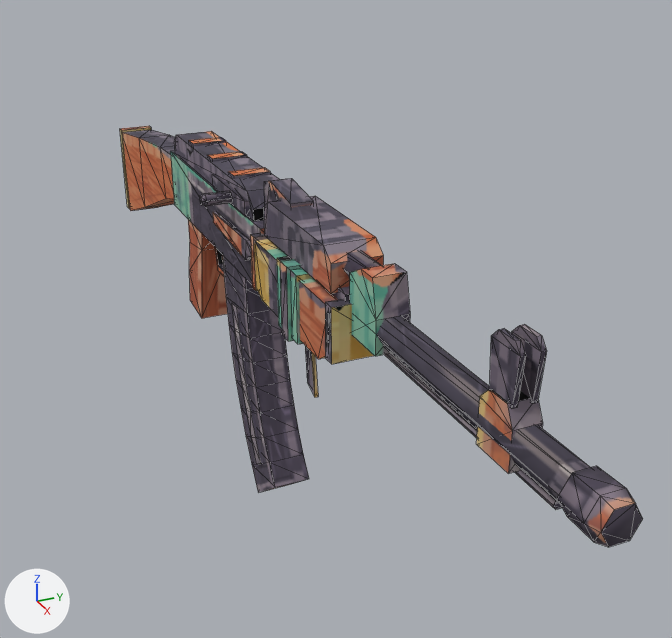
The FBX model desert-fps/assets/out/rifle/rifle_low.fbx as it was, and as the next commit left it.
Rendered twice from a camera (50 mm lens) standing at (0.03241, -0.00934, 0.01104) and looking at (0.00667, 0.00224, -0.00183). Arrows for +X, +Y and +Z are at lower left; the lights stay in place. The older version comes first. Mesh edges are drawn as thin lines. Where no turn or scale is listed for an object, it has been applied to the vertices.

Script lines for the objects in view, before the commit:
```python
me_rifle = bpy.data.meshes.new('rifle')
me_rifle.from_pydata(...)  # 422 vertices, 708 faces; spans x -0.0116..0.023, y -0.0018..0.0011, z -0.0082..0.0038
me_rifle.materials.append(mat_rifle)  # picture img_rifle_png
ob_rifle = bpy.data.objects.new('rifle', me_rifle)
ob_rifle.location = (0.0, 0.0, 0.0)
```
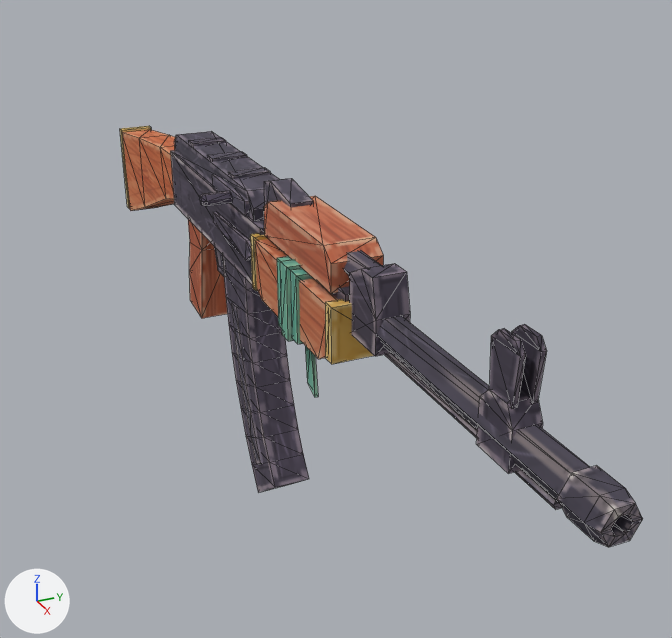
Boxes (x1, y1, x2, y2) around the edits, measured in the pictures (672 x 638 px):
part 1 of me_rifle, cut back
    both: (557, 473, 643, 547)
part 2 of me_rifle, surface changed
    both: (120, 126, 635, 539)

What changed in the scene script:
```text
Change me_rifle:
    used by ob_rifle; location = (0.0, 0.0, 0.0)
    remove me_rifle.from_pydata(...)  # 422 vertices, 708 faces; spans x -0.0116..0.023, y -0.0018..0.0011, z -0.0082..0.0038
    add me_rifle.from_pydata(...)  # 446 vertices, 756 faces; spans x -0.0116..0.023, y -0.0018..0.0011, z -0.0082..0.0038
    me_rifle part 1
    18 faces are deleted
    6 vertices are added at (0.0219, 0.0002, 0.0017), (0.0219, 0.0001, 0.0019), (0.0219, -0.0001, 0.0019), (0.0219, -0.0002, 0.0017), (0.0219, -0.0001, 0.0015), (0.0219, 0.0001, 0.0015)
    6 new vertices lie (0.0011, 0.0, 0.0) away from vertices in x 0.0219, y -0.0002..0.0002, z 0.0015..0.0019
    46 new faces join them
    me_rifle part 2: 522 kept faces spanning x -0.0116..0.023, y -0.0018..0.0011, z -0.0082..0.0038 get new texture (UV) coordinates
    other edits to the shape of me_rifle do not show in these pictures
```
